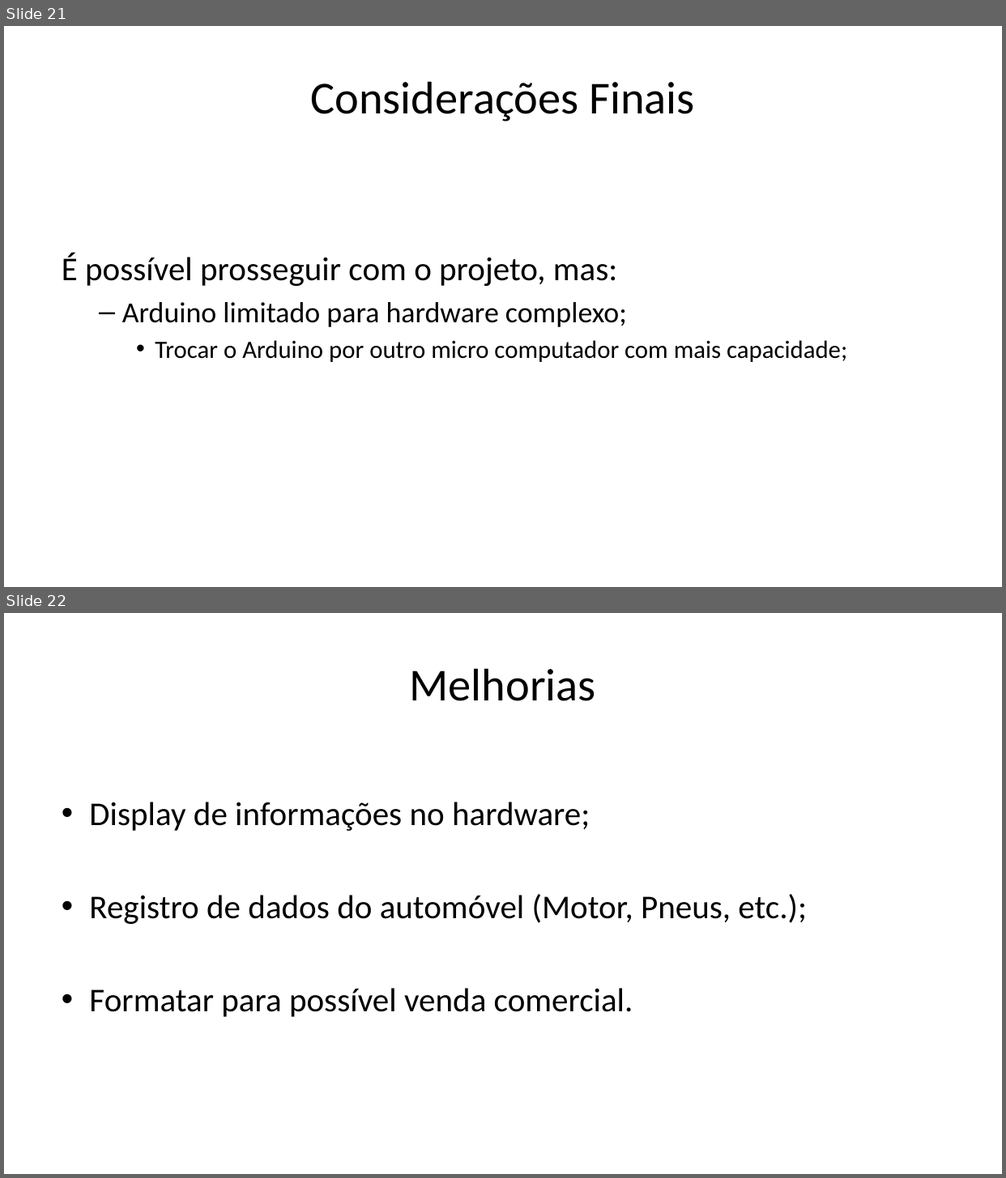
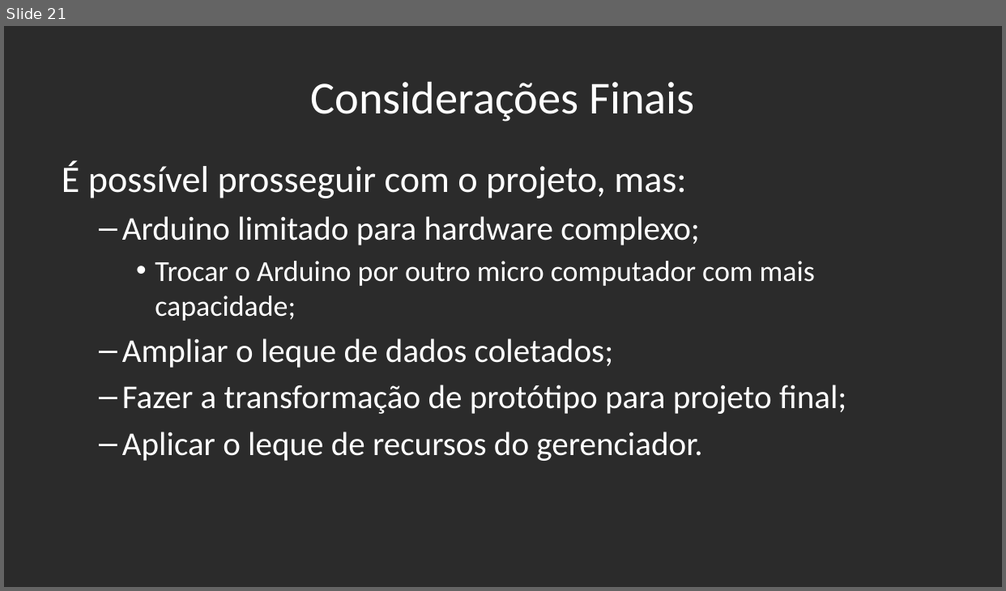
Before and after one commit to gktrainer/RacingTelemetry, a slide deck: 01_TCCDocs/TCCDocs_Arduino.pptx. Shown one above the other, each under a label of ours: slides 21 and 22 before the commit, slide 21 after it. The pictures are 1006x1178 and 1006x591 pixels, drawn with LibreOffice and Linux fonts; fonts in the diff are those of the drawing; background and template pictures are left out; a plain dark background stands for a picture behind light text. Boxes give left, top, right and bottom in pixels: in the first picture for what was removed or moved away, otherwise in the second. Text is boxed around its words. In the diff, an @@ line names an element or a change of style, - is before the commit and + after.

```diff
--- a/01_TCCDocs/TCCDocs_Arduino.pptx
+++ b/01_TCCDocs/TCCDocs_Arduino.pptx
@@ slide 22 removed at box(4, 613, 1002, 1174), background #FFFFFF @@
@@ title removed at box(410, 668, 596, 701) @@
-Melhorias
@@ text removed at box(89, 802, 807, 1017) @@
-• Display de informações no hardware;
-• Registro de dados do automóvel (Motor, Pneus, etc.);
-• Formatar para possível venda comercial.
@@ slide 21 changed as well @@
@@ background #FFFFFF to picture (left out) @@
@@ title "Considerações Finais" at box(310, 81, 695, 122): text colour #000000 to #FFFFFF @@
@@ text "É possível prosseguir com o ...": place and size @@
-text "É possível prosseguir com o ..." at box(62, 254, 847, 362)
+text "É possível prosseguir com o ..." at box(62, 161, 846, 461)
@@ text at box(62, 161, 815, 321): size 32 to 36 pt in "É possível prosseguir com o projeto, mas:"; text colour #000000 to #FFFFFF in "É possível prosseguir com o projeto, mas:", "Arduino limitado para hardware complexo;", "Trocar o Arduino por outro micro computador ..."; size 28 to 32 pt in "Arduino limitado para hardware complexo;"; size 24 to 28 pt in "Trocar o Arduino por outro micro computador ..." @@
@@ text at box(122, 339, 846, 461): paragraphs added @@
+  – Ampliar o leque de dados coletados;
+  – Fazer a transformação de protótipo para projeto final;
+  – Aplicar o leque de recursos do gerenciador.
```
Also in this commit, not shown: 20 other slides changed, 1 slide added, 1 other slide removed.
